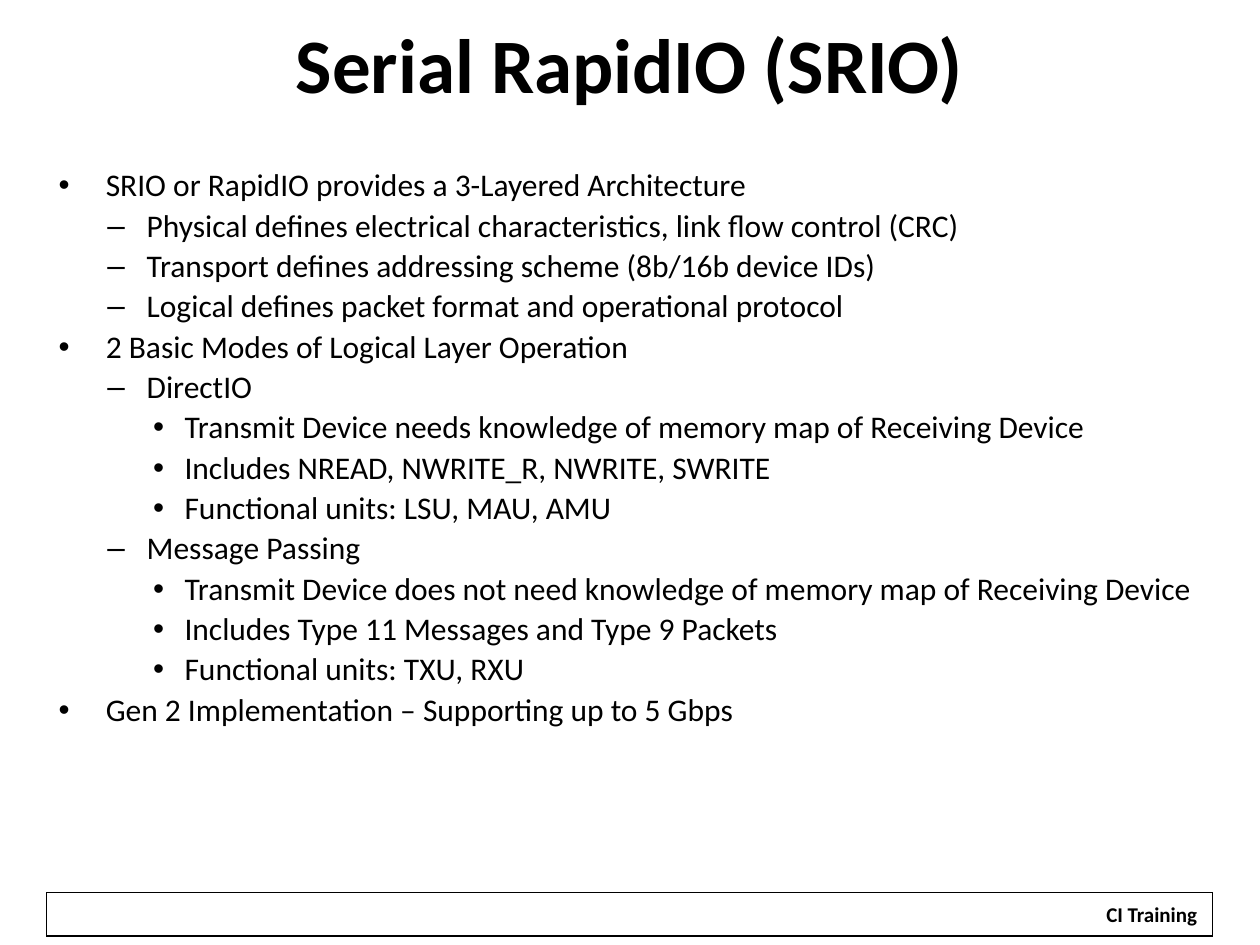
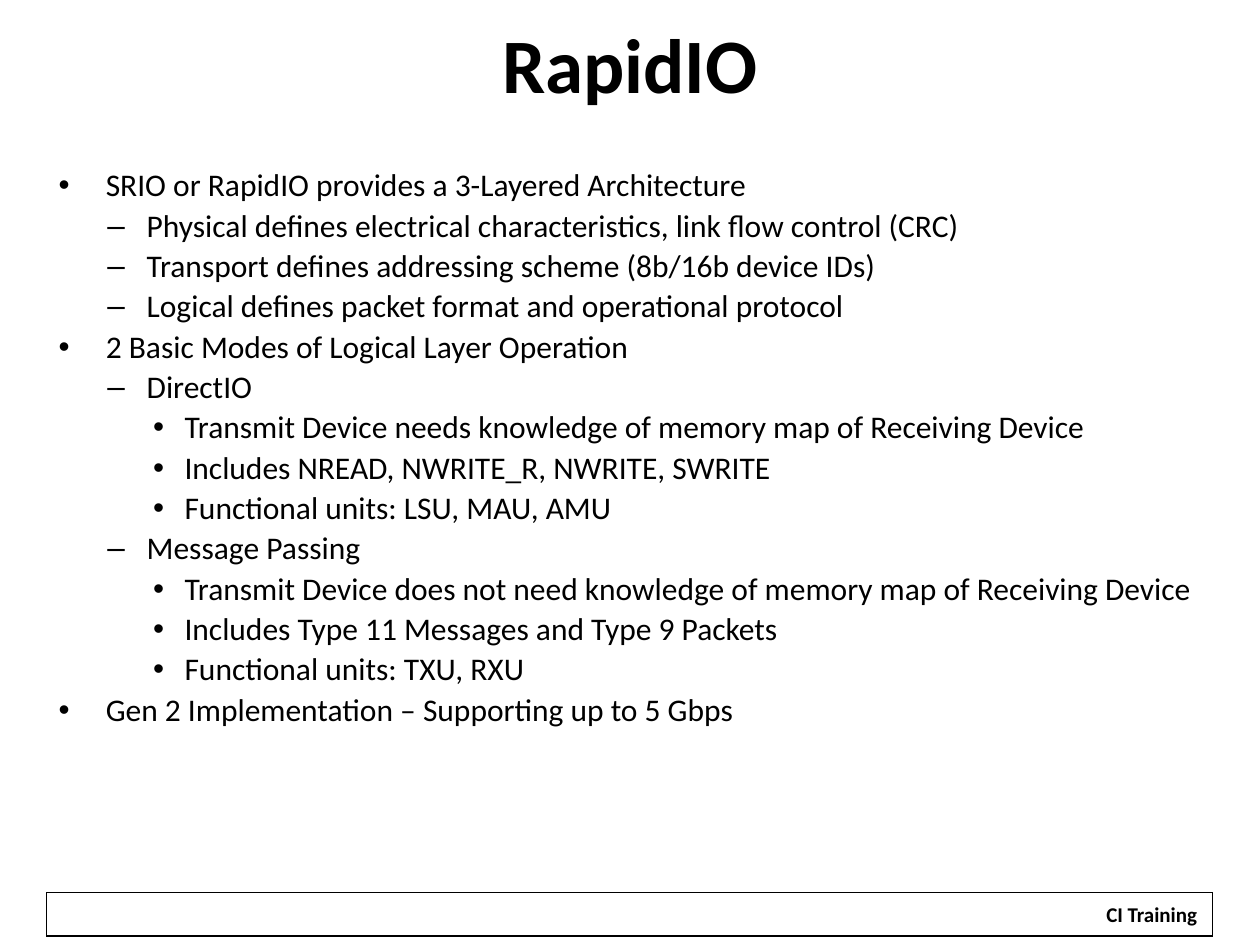
Before and after one commit to hari1989/keystone-workshop, a slide deck: slide 33 of slides/KeyStone Overview.pptx. Drawn at 1260x945 pixels with LibreOffice and Linux fonts; fonts in the diff are those of the drawing; background and template pictures are left out. Boxes give left, top, right and bottom in pixels: in the first picture for what was removed or moved away, otherwise in the second. Text is boxed around its words. In the diff, an @@ line names an element or a change of style, - is before the commit and + after.

```diff
--- a/slides/KeyStone Overview.pptx
+++ b/slides/KeyStone Overview.pptx
@@ title at (x1=502, y1=39, x2=757, y2=105): text changed @@
-Serial RapidIO (SRIO)
+RapidIO
```
Also in this commit, not shown: 1 other slide changed, 3 slides added, 24 other files.
